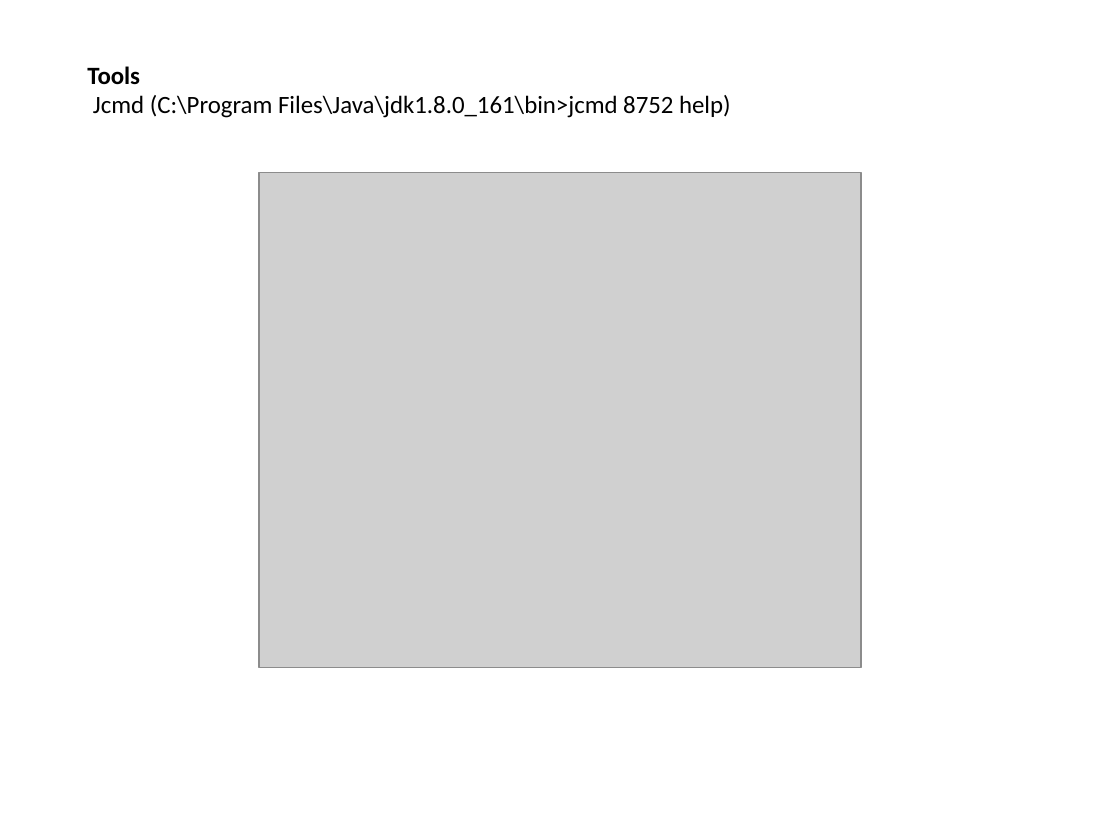
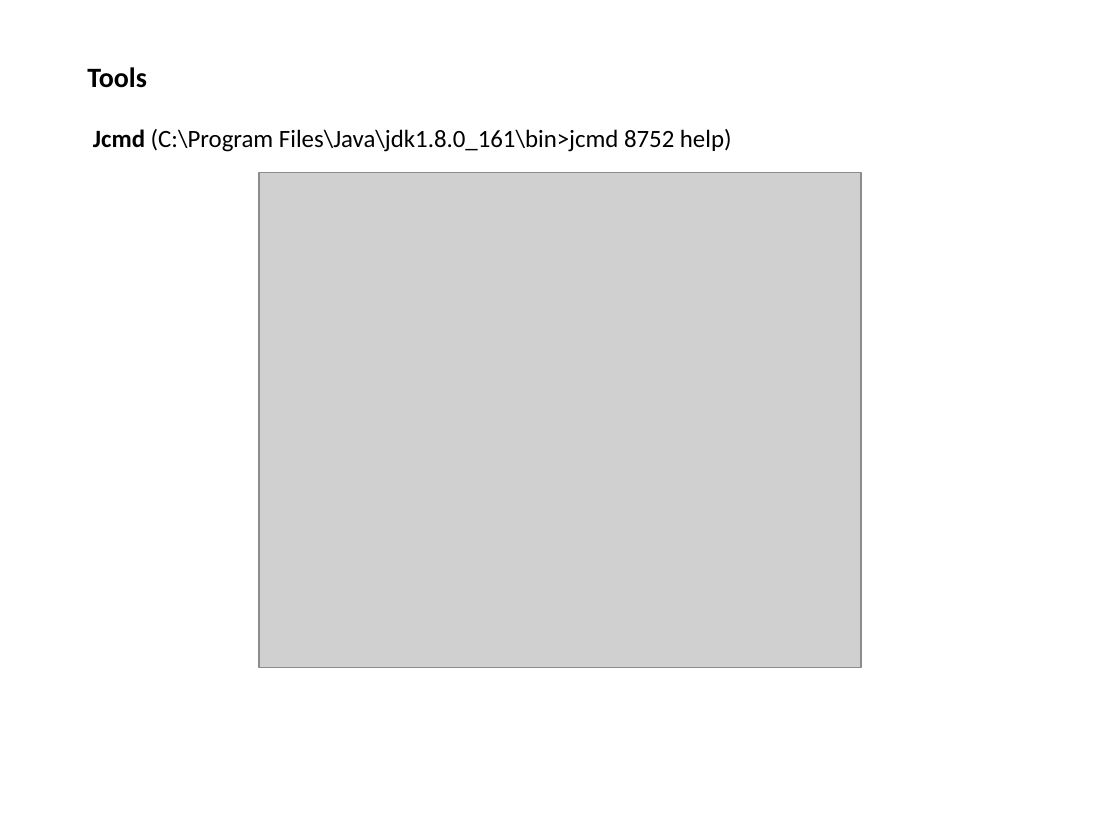
Before and after one commit to mdparthi/JavaPerformanceTuning, a slide deck: slide 2 of JPTInfo.pptx. Drawn at 1120x840 pixels with LibreOffice and Linux fonts; fonts in the diff are those of the drawing; grey boxes stand for pictures. Boxes give left, top, right and bottom in pixels: in the first picture for what was removed or moved away, otherwise in the second. Text is boxed around its words. In the diff, an @@ line names an element or a change of style, - is before the commit and + after.

```diff
--- a/JPTInfo.pptx
+++ b/JPTInfo.pptx
@@ text "Tools" at box(87, 67, 732, 152): size 16 to 18 pt in "Tools"; bold on in "Jcmd" @@
```
Also in this commit, not shown: 1 other slide changed, 1 slide added, 4 other files.
